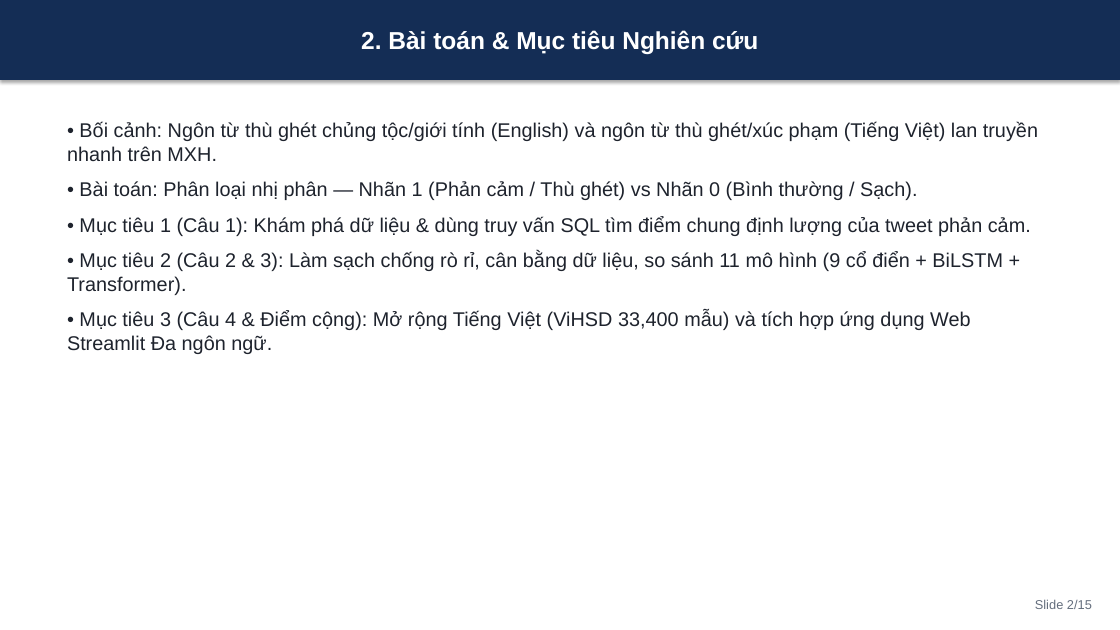
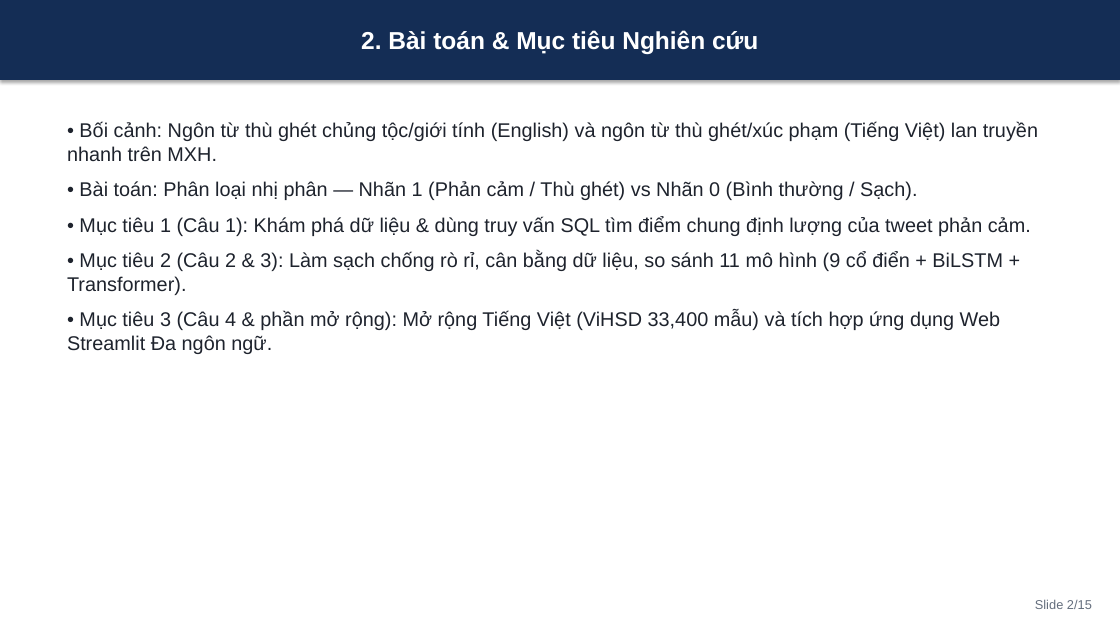
Before and after one commit to devtitcun888/duan-tweet-hate, a slide deck: slide 2 of reports/slides.pptx. Drawn at 1120x630 pixels with LibreOffice and Linux fonts; fonts in the diff are those of the drawing. Boxes give left, top, right and bottom in pixels: in the first picture for what was removed or moved away, otherwise in the second. Text is boxed around its words. In the diff, an @@ line names an element or a change of style, - is before the commit and + after.

```diff
--- a/reports/slides.pptx
+++ b/reports/slides.pptx
@@ text at (67,311,1000,354): text changed @@
-• Mục tiêu 3 (Câu 4 & Điểm cộng): Mở rộng Tiếng Việt (ViHSD 33,400 mẫu) và tích hợp ứng dụng Web Streamlit Đa ngôn ngữ.
+• Mục tiêu 3 (Câu 4 & phần mở rộng): Mở rộng Tiếng Việt (ViHSD 33,400 mẫu) và tích hợp ứng dụng Web Streamlit Đa ngôn ngữ.
```
Also in this commit, not shown: 7 other slides changed, 26 other files.
